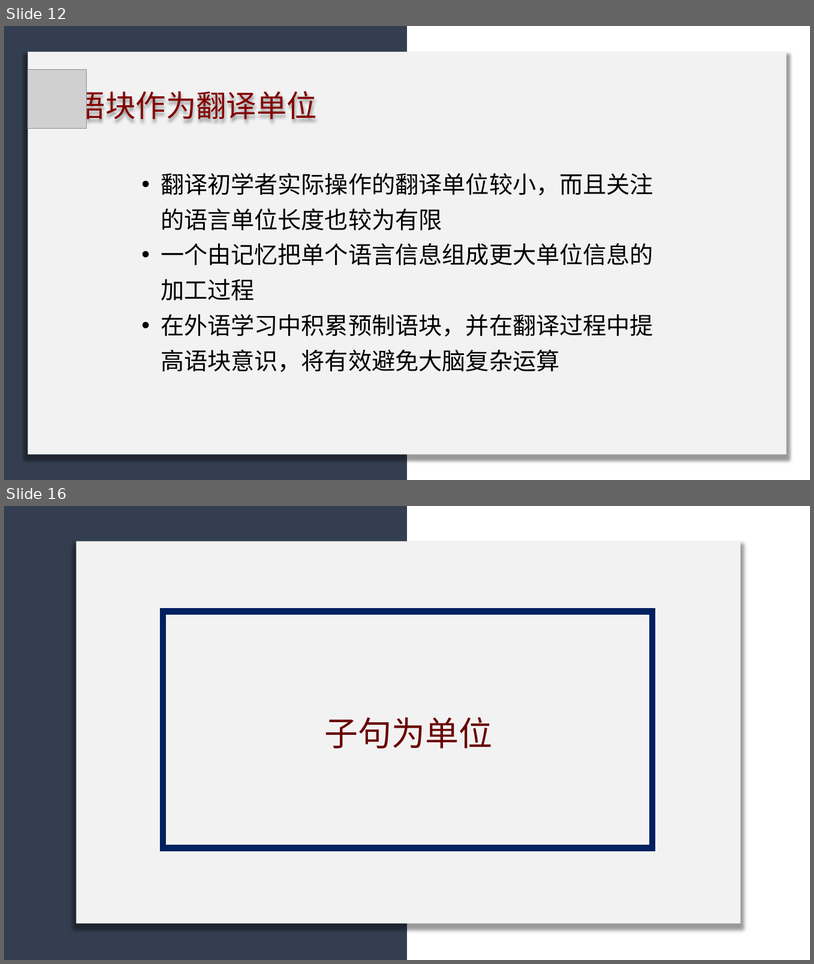
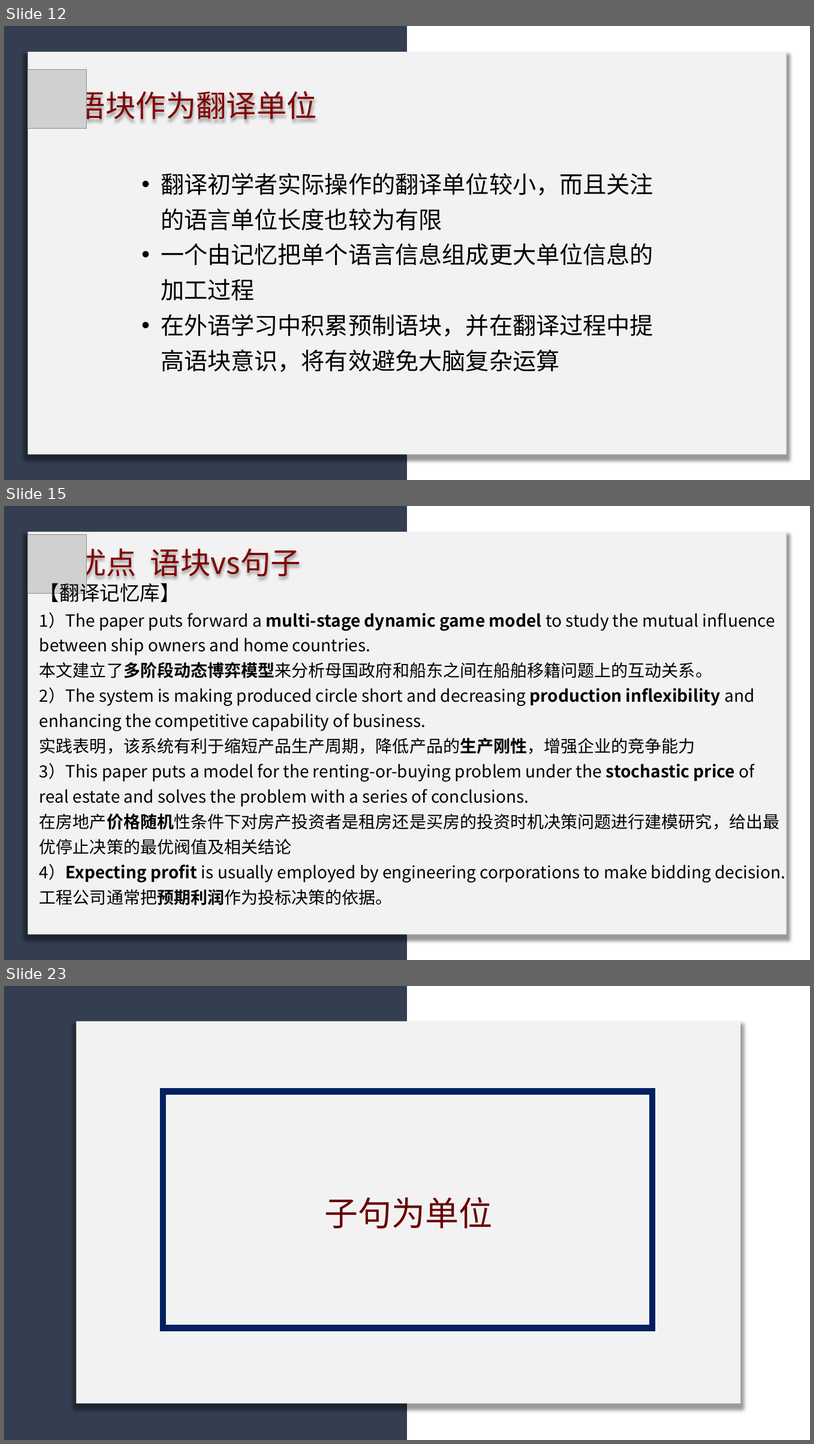
Before and after one commit to licheng0573/RosettaStone, a slide deck: 二组展示_10_24.pptx. Shown one above the other, each under a label of ours: slides 12 and 16 before the commit, slides 12, 15 and 23 after it; the slides between them are not shown. The pictures are 814x964 and 814x1444 pixels, drawn with LibreOffice and Linux fonts; fonts in the diff are those of the drawing; grey boxes stand for pictures. Boxes give left, top, right and bottom in pixels: in the first picture for what was removed or moved away, otherwise in the second. Text is boxed around its words. In the diff, an @@ line names an element or a change of style, - is before the commit and + after.

```diff
--- a/二组展示_10_24.pptx
+++ b/二组展示_10_24.pptx
@@ slide 15 added at (x1=4, y1=506, x2=810, y2=960), background #FFFFFF @@
@@ rectangle added at (x1=4, y1=506, x2=408, y2=960), fill #333F50 @@
@@ rectangle added at (x1=27, y1=532, x2=787, y2=934), fill #F2F2F2 @@
@@ picture added at (x1=27, y1=534, x2=86, y2=593) @@
@@ text added at (x1=76, y1=543, x2=301, y2=582), 36 pt, text #820000 @@
+优点 语块vs句子
@@ text added at (x1=39, y1=580, x2=786, y2=905), 20 pt, text #000000 @@
+【翻译记忆库】
+1）The paper puts forward a multi-stage dynamic game model to study the mutual influence between ship owners and home countries.
+本文建立了多阶段动态博弈模型来分析母国政府和船东之间在船舶移籍问题上的互动关系。
+2）The system is making produced circle short and decreasing production inflexibility and enhancing the competitive capability of business.
+实践表明，该系统有利于缩短产品生产周期，降低产品的生产刚性，增强企业的竞争能力
+3）This paper puts a model for the renting-or-buying problem under the stochastic price of real estate and solves the problem with a series of conclusions.
+在房地产价格随机性条件下对房产投资者是租房还是买房的投资时机决策问题进行建模研究，给出最优停止决策的最优阀值及相关结论
+4）Expecting profit is usually employed by engineering corporations to make bidding decision.
+工程公司通常把预期利润作为投标决策的依据。
@@ what was slide 16 is now slide 23 @@
```
Also in this commit, not shown: 5 slides changed, 9 other slides added, 5 slides removed.
